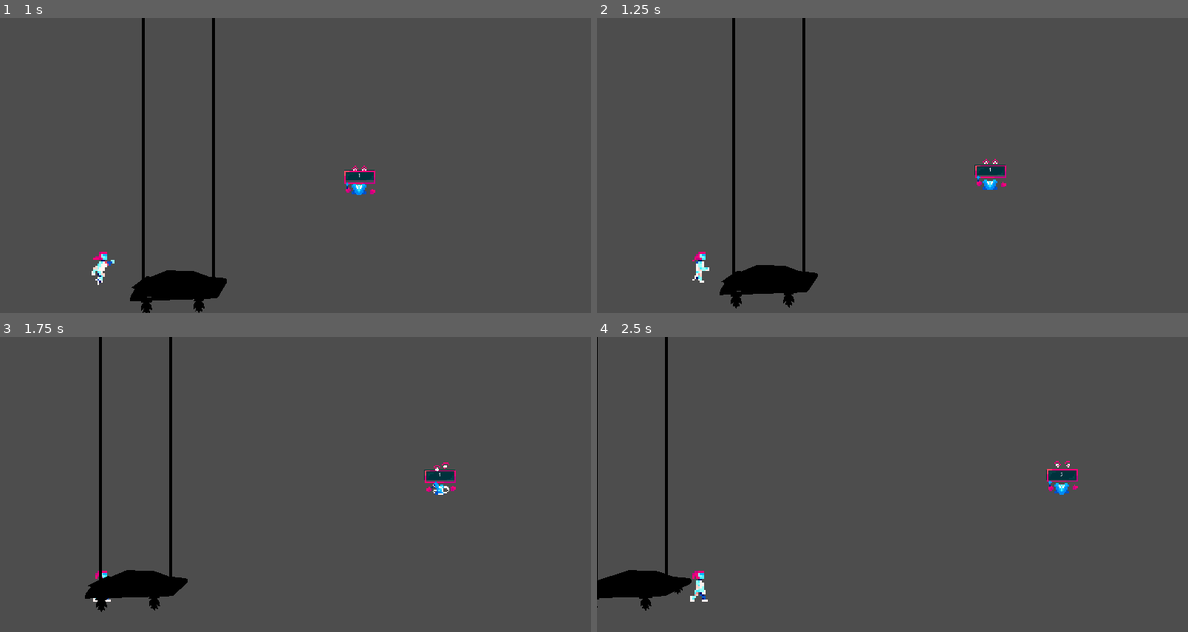
Above: before the commit, frames 1-4 (two rows, left to right).
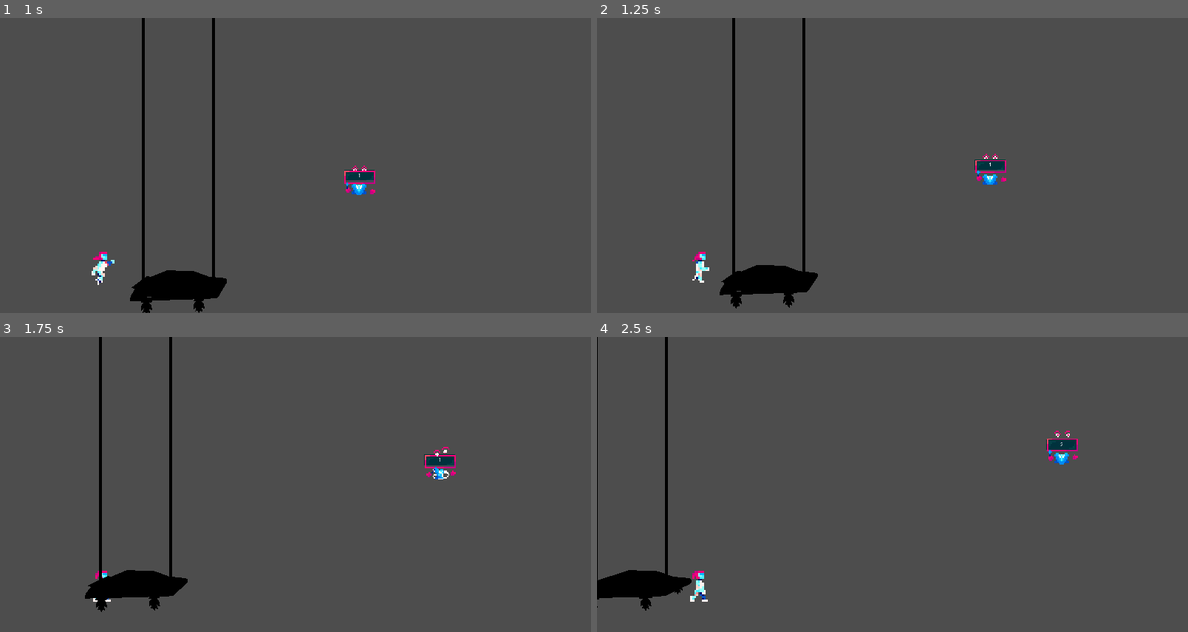
Above: after the commit, the same moments.

Repository: NebulaCoffee/SKG2026-score-gameshow
Game: Godot game, scene res://Scenes/testscene.tscn
Two runs of this game, one before a commit and one after it. Both use one fixed random seed, a clock stepped at 60 frames per second and the inputs below. This scene is started directly instead of the project's main scene.
Inputs:
- Up to frame 1 (1 s): hold Right (ui_right) from 0.53 s (still down)
- Up to frame 2 (1.25 s): keep holding Right (ui_right)
- Up to frame 3 (1.75 s): release Right (ui_right) at 1.28 s; hold Left (ui_left) from 1.28 s (still down)
- Up to frame 4 (2.5 s): release Left (ui_left) at 2.03 s; hold Right (ui_right) from 2.03 s (still down)

Frame 1 is identical in both runs. In frame 2, 0.4% of the frame differs, in the area x 63-70%, y 46-59%; in frame 3, 0.6%; in frame 4, 0.7%, in the area x 76-82%, y 31-54%.

Commit message:
high score update
High score now moves up/down and has a function for emitting the current score

Diff:
--- a/Scenes/player.tscn
+++ b/Scenes/player.tscn
@@ -6,6 +6,14 @@
 [sub_resource type="BoxShape3D" id="BoxShape3D_ganen"]
 size = Vector3(0.11779785, 0.17059326, 1)
 
+[sub_resource type="AtlasTexture" id="AtlasTexture_xuaoq"]
+atlas = ExtResource("2_6t5aa")
+region = Rect2(24, 72, 24, 24)
+
+[sub_resource type="AtlasTexture" id="AtlasTexture_wohnl"]
+atlas = ExtResource("2_6t5aa")
+region = Rect2(0, 72, 24, 24)
+
 [sub_resource type="AtlasTexture" id="AtlasTexture_fkybt"]
 atlas = ExtResource("2_6t5aa")
 region = Rect2(0, 0, 24, 24)
@@ -124,6 +132,17 @@
 
 [sub_resource type="SpriteFrames" id="SpriteFrames_ganen"]
 animations = [{
+"frames": [{
+"duration": 1.0,
+"texture": SubResource("AtlasTexture_xuaoq")
+}, {
+"duration": 1.0,
+"texture": SubResource("AtlasTexture_wohnl")
+}],
+"loop": 1,
+"name": &"fall",
+"speed": 5.0
+}, {
 "frames": [{
 "duration": 1.0,
 "texture": SubResource("AtlasTexture_fkybt")
@@ -271,9 +290,8 @@
 pixel_size = 1.0
 texture_filter = 0
 sprite_frames = SubResource("SpriteFrames_ganen")
-animation = &"idle"
+animation = &"fall"
 autoplay = "idle"
-frame_progress = 0.24715881
 
 [node name="PlayerCam" type="SpringArm3D" parent="PlayerChar" unique_id=2047679234]
 shape = SubResource("BoxShape3D_lyy7e")
--- a/Scripts/high_score.gd
+++ b/Scripts/high_score.gd
@@ -3,6 +3,7 @@
 # Variables
 @export var current_score: int
 @export var speed: int
+var yspeed : int
 var start : bool
 
 # Nodes
@@ -11,13 +12,18 @@
 @onready var timer: Timer = $Timer
 @onready var character_body_3d: CharacterBody3D = $CharacterBody3D
 
+# Signals
+signal score_emit(emitted_score: int)
+
 func _physics_process(delta: float) -> void:
 	if start == true:
 		character_body_3d.velocity.x = 1 * speed
+		character_body_3d.velocity.y = 1 * yspeed
 		character_body_3d.move_and_slide()
 
 func _ready() -> void:
 	start = false
+	_switch_dir("up")
 	update_score(current_score)
 
 func update_score(newscore : int) ->void:
@@ -31,3 +37,17 @@
 	current_score += 1
 	update_score(current_score)
 	timer.start()
+	if character_body_3d.global_position.y >= 100:
+		_switch_dir("down")
+	if character_body_3d.global_position.y <= 0:
+		_switch_dir("up")
+
+func _switch_dir(dir: String)->void:
+	match dir:
+		"up":
+			yspeed = 10
+		"down":
+			yspeed = -10
+
+func emit_score()->void:
+	score_emit.emit(current_score)
--- a/Scripts/player.gd
+++ b/Scripts/player.gd
@@ -30,12 +30,11 @@
 		await get_tree().create_timer(1).timeout
 		_set_ani("running",1)
 		running = true
-	#print(camera_3d.position)
 
 	speed += 0.1
 	player_ani.speed_scale += (speed/100)
-	if player_ani.speed_scale > 50:
-		player_ani.speed_scale = 50
+	if player_ani.speed_scale > 25:
+		player_ani.speed_scale = 25
 	if Input.is_action_just_pressed("ui_right"):
 		_set_ani("running",5)
 	if Input.is_action_just_pressed("ui_left"):
@@ -44,6 +43,9 @@
 		jump()
 	if Input.is_action_just_pressed("slide"):
 		slide()
+	#if player_char.velocity.y <= -1:
+		#falling()
+
 
 # Function for changing the player speed and current animation
 func _set_ani(ani : String, spd : int)->void:
@@ -72,7 +74,7 @@
 	_set_ani("jump", 5)
 	await player_ani.animation_finished
 	_set_ani("jump_loop",0)
-	await get_tree().create_timer(0.1).timeout
+	await get_tree().create_timer(0.5).timeout
 	normal()
 
 func normal() -> void:
@@ -84,3 +86,7 @@
 	player_col.shape.size = defult_col
 	speed = 0
 	_set_ani("idle",0)
+
+func falling()-> void:
+	_set_ani("falling",0)
+	#player_ani.rotation.z =-45
